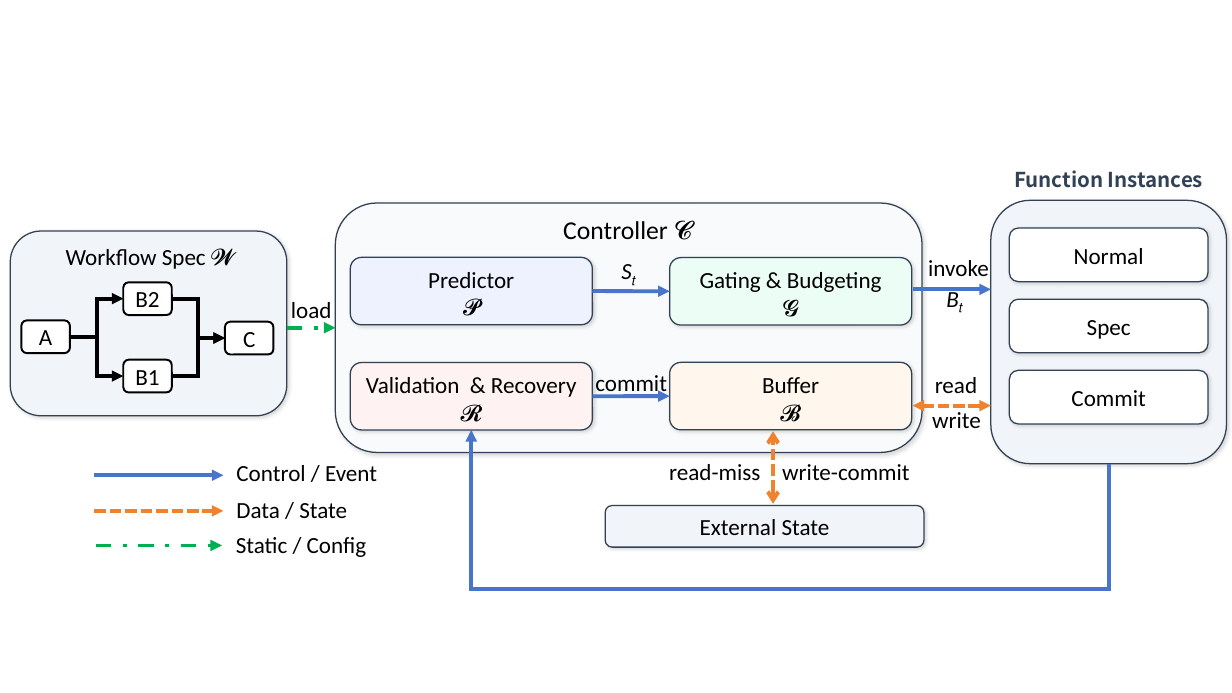
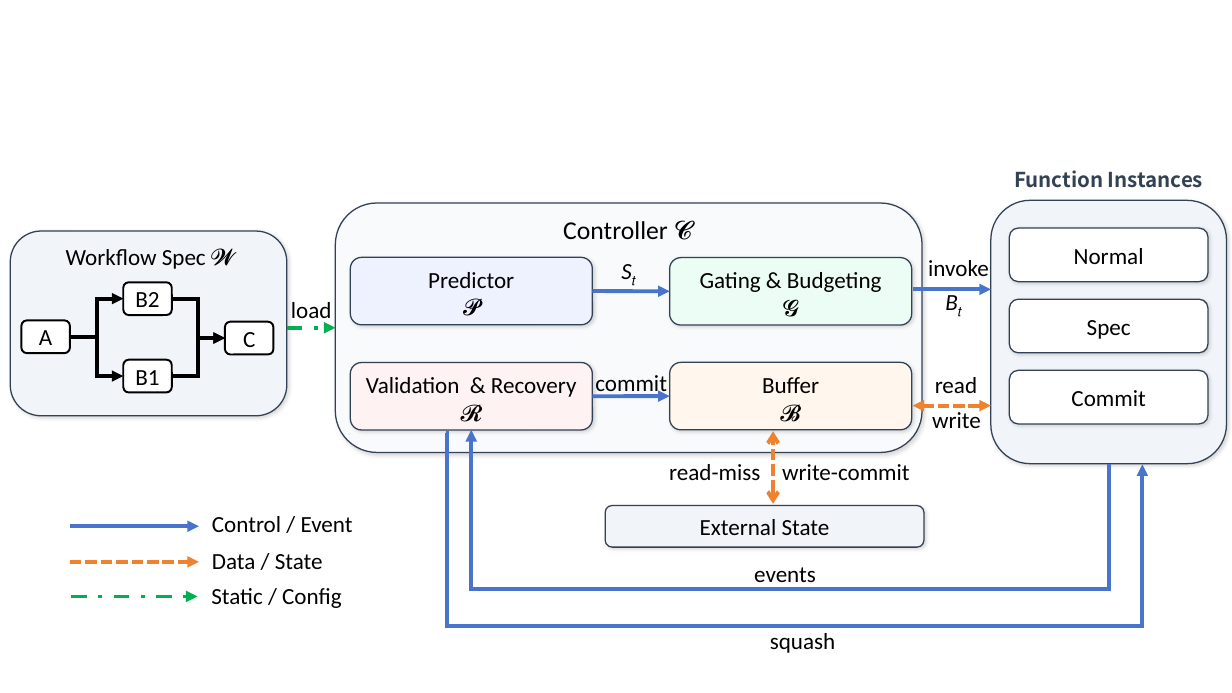
Before and after one commit to wushenghao666/thesis-desktop-material, a slide deck: slide 4 of 美术作品.pptx. Drawn at 1232x693 pixels with LibreOffice and Linux fonts; fonts in the diff are those of the drawing. Boxes give left, top, right and bottom in pixels: in the first picture for what was removed or moved away, otherwise in the second. Text is boxed around its words. In the diff, an @@ line names an element or a change of style, - is before the commit and + after.

```diff
--- a/美术作品.pptx
+++ b/美术作品.pptx
@@ text "B𝑡" rewrapped from [647,280,1232,317] to [891,283,1018,320] @@
@@ elbow arrow added from (445, 433) to (1142, 465), #4874CB 3 pt @@
@@ text added at [754,567,816,588], 18 pt, text #000000 @@
+events
@@ 3 texts, 3 arrows: place and size @@
-3 texts, 3 arrows at [94,465,377,557]
+3 texts, 3 arrows at [70,516,353,608]
@@ text added at [770,633,835,653], 18 pt, text #000000 @@
+squash
```
Also in this commit, not shown: 1 slide added, 2 other files.
